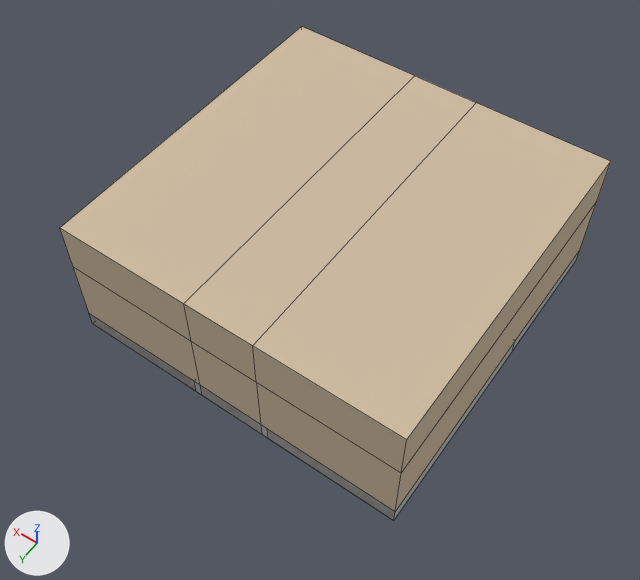
The Blender file Estonian Robbing Simulator/Assets/Models/HQ/HQ.blend, before and after one commit.
Camera for both pictures: a 50 mm camera at (-8.66, 13.17, 20.18) aimed at (-0.15, 1.25, 1.46). The axes (+X, +Y, +Z) are drawn at lower left. The lights are the same throughout. Mesh edges are drawn as thin lines.

Script lines for the objects in view, before the commit:
```python
me_cube_001 = bpy.data.meshes.new('Cube.001')
me_cube_001.from_pydata(...)  # 154 vertices, 98 faces; spans x -5.0..5.0, y -5.0..5.0, z 0.0..4.0
# faces by material slot: [18, 62, 18]
me_cube_001.materials.append(mat_concrete)  # grey #bdbdbd
me_cube_001.materials.append(mat_metal)  # grey #888888
me_cube_001.materials.append(mat_walls)  # beige #cfbda4
ob_room = bpy.data.objects.new('Room', me_cube_001)
ob_room.location = (0.0, 0.0, 0.0)
```
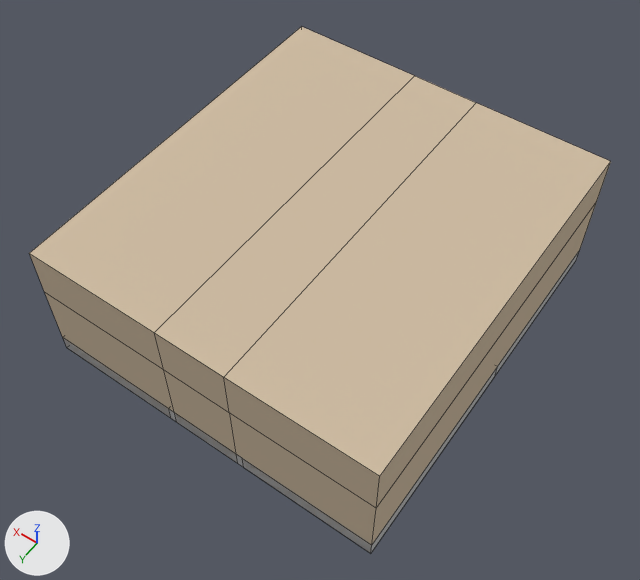
The newer file is also turned or shifted as a whole; pictures and numbers use the older file's frame.

The edits, one by one:
me_cube_001 has 154 vertices, 98 faces and spans x -5.0..5.0, y -5.0..5.0, z 0.0..4.0.
me_cube_001 is used by ob_room; location (0.0, 0.0, 0.0).
me_cube_001 part 1: all 28 vertices in x -5.0..5.0, y -1.0..5.0, z 0.0..4.0 are moved by (0.0, 1.0, 0.0).

Where the change shows, as pixel boxes (x1, y1, x2, y2) in the pictures (640 x 580 px):
'Room', reshaped (7% taller): before (60, 27, 611, 520); after (29, 27, 611, 553)
